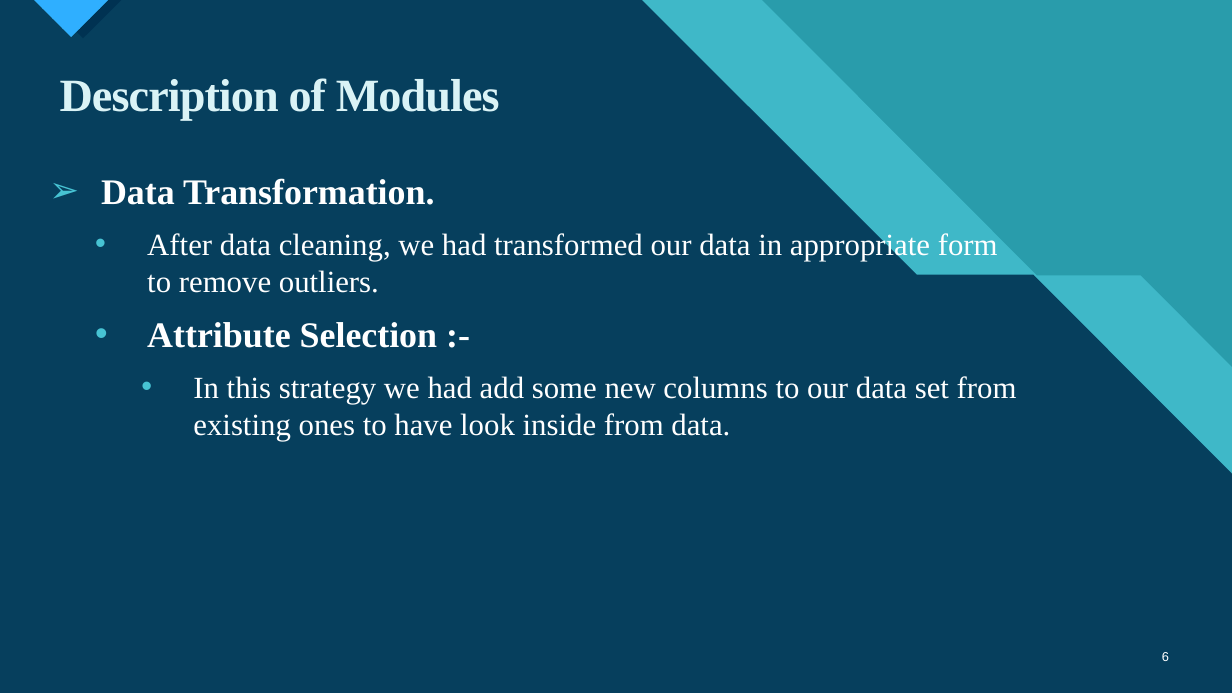
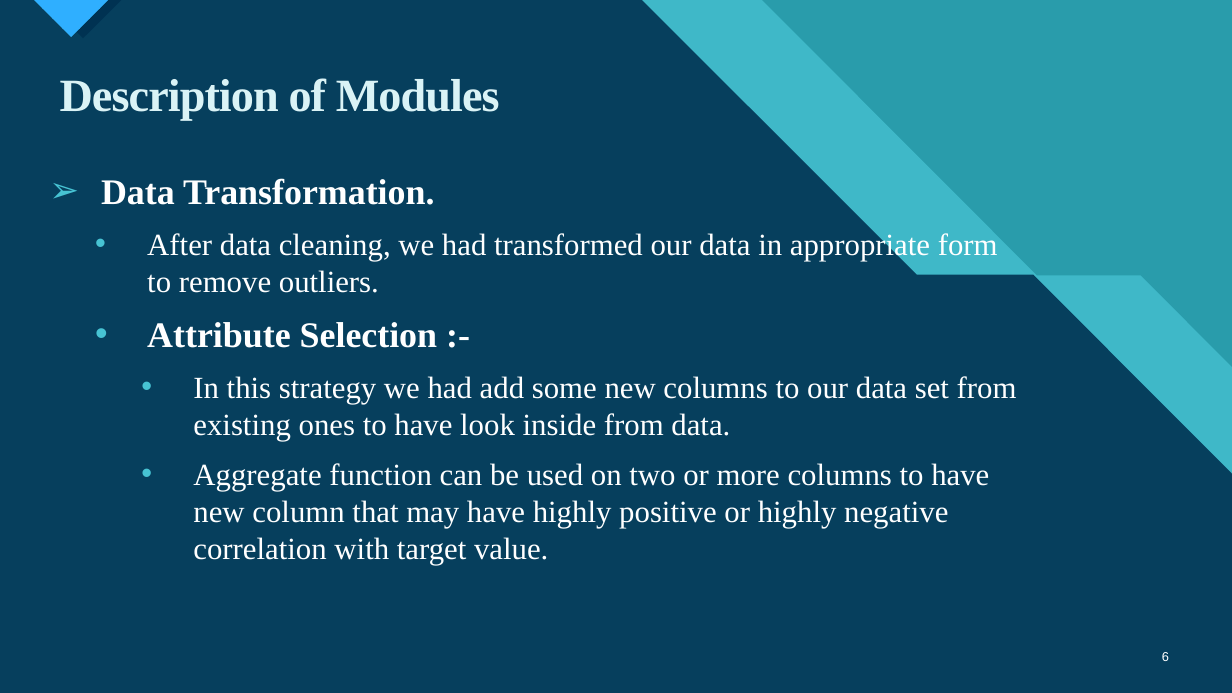
Before and after one commit to kalpgohil7/Group_no_13, a slide deck: slide 6 of House Price Prediction.pptx. Drawn at 1232x693 pixels with LibreOffice and Linux fonts; fonts in the diff are those of the drawing. Boxes give left, top, right and bottom in pixels: in the first picture for what was removed or moved away, otherwise in the second. Text is boxed around its words. In the diff, an @@ line names an element or a change of style, - is before the commit and + after.

```diff
--- a/House Price Prediction.pptx
+++ b/House Price Prediction.pptx
@@ text at (193, 463, 989, 565): paragraph added @@
+    • Aggregate function can be used on two or more columns to have new column that may have highly positive or highly negative correlation with target value.
```
Also in this commit, not shown: 4 other slides changed.
